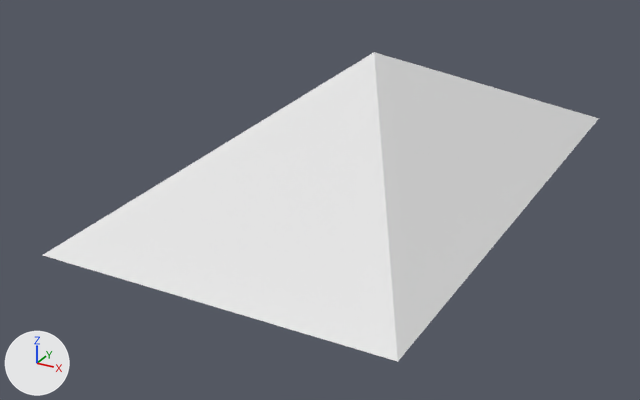
The FBX model modelaje/blocking_assets/m_tejado_triang.fbx, before and after one commit.
Rendered twice from a 50 mm lens placed at (5.01, -10.61, 4.74), pointed at (-0.42, -0.74, -0.2). Lighting does not change. The marker at lower left points along +X, +Y and +Z.

Names of what the first picture shows: 'tejado_triang'.
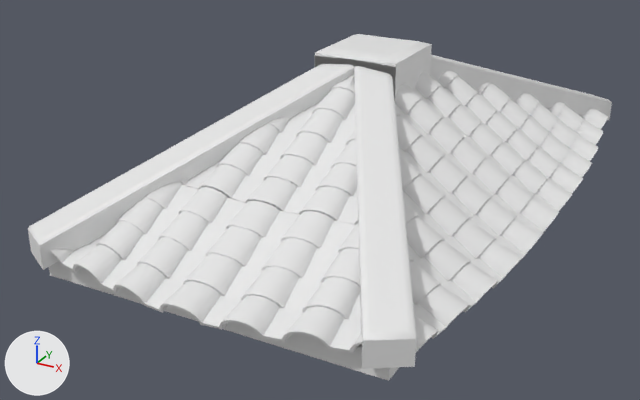
Pixel boxes (x1, y1, x2, y2) of what changed, in the pictures (640 x 400 px):
'tejado_triang', reshaped, rescaled: before (43, 52, 599, 362); after (28, 34, 612, 381)

The change in detail:
me_cube_002 is used by ob_tejado_triang; location (0.0, 0.0, 0.0).
me_cube_002 had 13 vertices, 12 faces and spanned x -2.26..2.26, y -4.1..4.1, z 0.0..1.77.
me_cube_002 now has 11434 vertices, 10330 faces and spans x -4.7..4.7, y -7.71..7.71, z -0.8..6.2.
me_cube_002 part 1: 13 vertices removed from x -2.26..2.26, y -4.1..4.1, z 0.0..1.77; 11434 vertices added at x -4.7..4.7, y -7.71..7.71, z -0.8..6.2.
Object 'tejado_triang' (ob_tejado_triang) is rescaled from (1.0, 1.0, 1.0) to (0.585, 0.585, 0.302).
